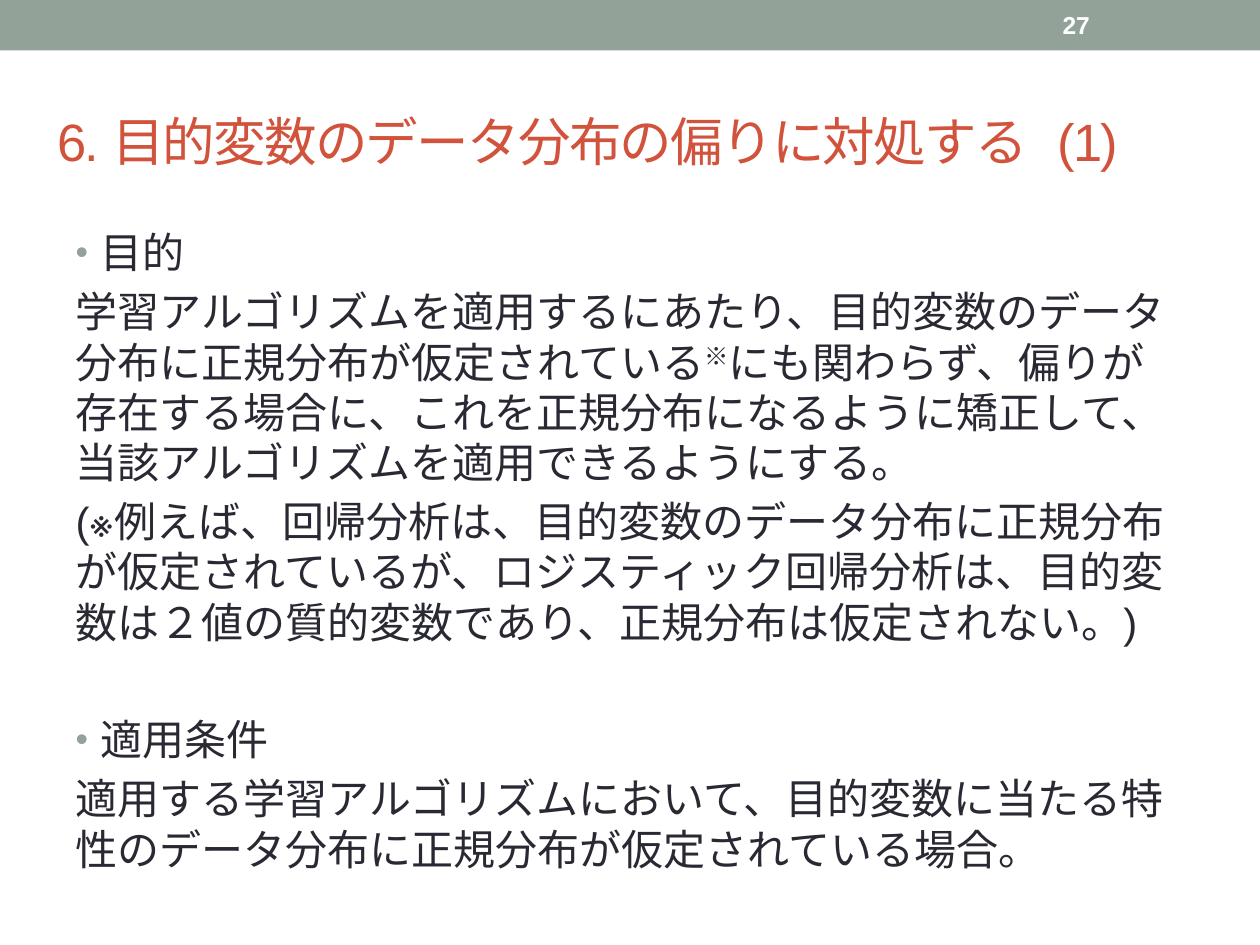
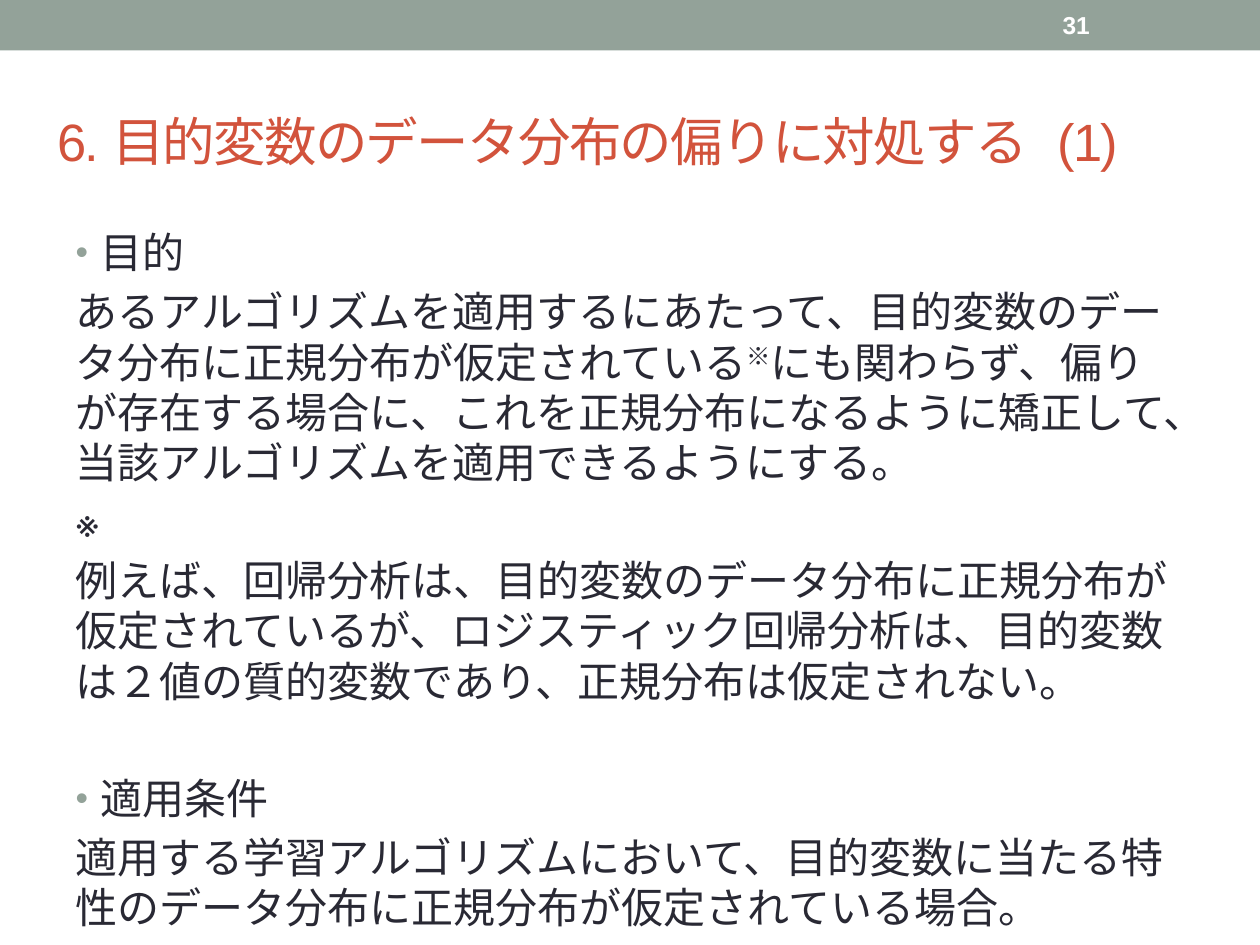
Before and after one commit to topse2018-kaggle/team, a slide deck: slide 31 of k-yoshida/Data Preprocessing.pptx (slide 27 before the commit). Drawn at 1260x945 pixels with LibreOffice and Linux fonts; fonts in the diff are those of the drawing. Boxes give left, top, right and bottom in pixels: in the first picture for what was removed or moved away, otherwise in the second. Text is boxed around its words. In the diff, an @@ line names an element or a change of style, - is before the commit and + after.

```diff
--- a/k-yoshida/Data Preprocessing.pptx
+++ b/k-yoshida/Data Preprocessing.pptx
@@ page number at [1063,17,1090,34]: text changed @@
-27
+31
@@ text at [76,291,1205,701]: text changed @@
-学習アルゴリズムを適用するにあたり、目的変数のデータ分布に正規分布が仮定されている※にも関わらず、偏りが存在する場合に、これを正規分布になるように矯正して、当該アルゴリズムを適用できるようにする。
-(※例えば、回帰分析は、目的変数のデータ分布に正規分布が仮定されているが、ロジスティック回帰分析は、目的変数は２値の質的変数であり、正規分布は仮定されない。)
+あるアルゴリズムを適用するにあたって、目的変数のデータ分布に正規分布が仮定されている※にも関わらず、偏りが存在する場合に、これを正規分布になるように矯正して、当該アルゴリズムを適用できるようにする。
+※
+例えば、回帰分析は、目的変数のデータ分布に正規分布が仮定されているが、ロジスティック回帰分析は、目的変数は２値の質的変数であり、正規分布は仮定されない。
```
Also in this commit, not shown: 27 other slides changed, 5 slides added, 1 slide removed.
